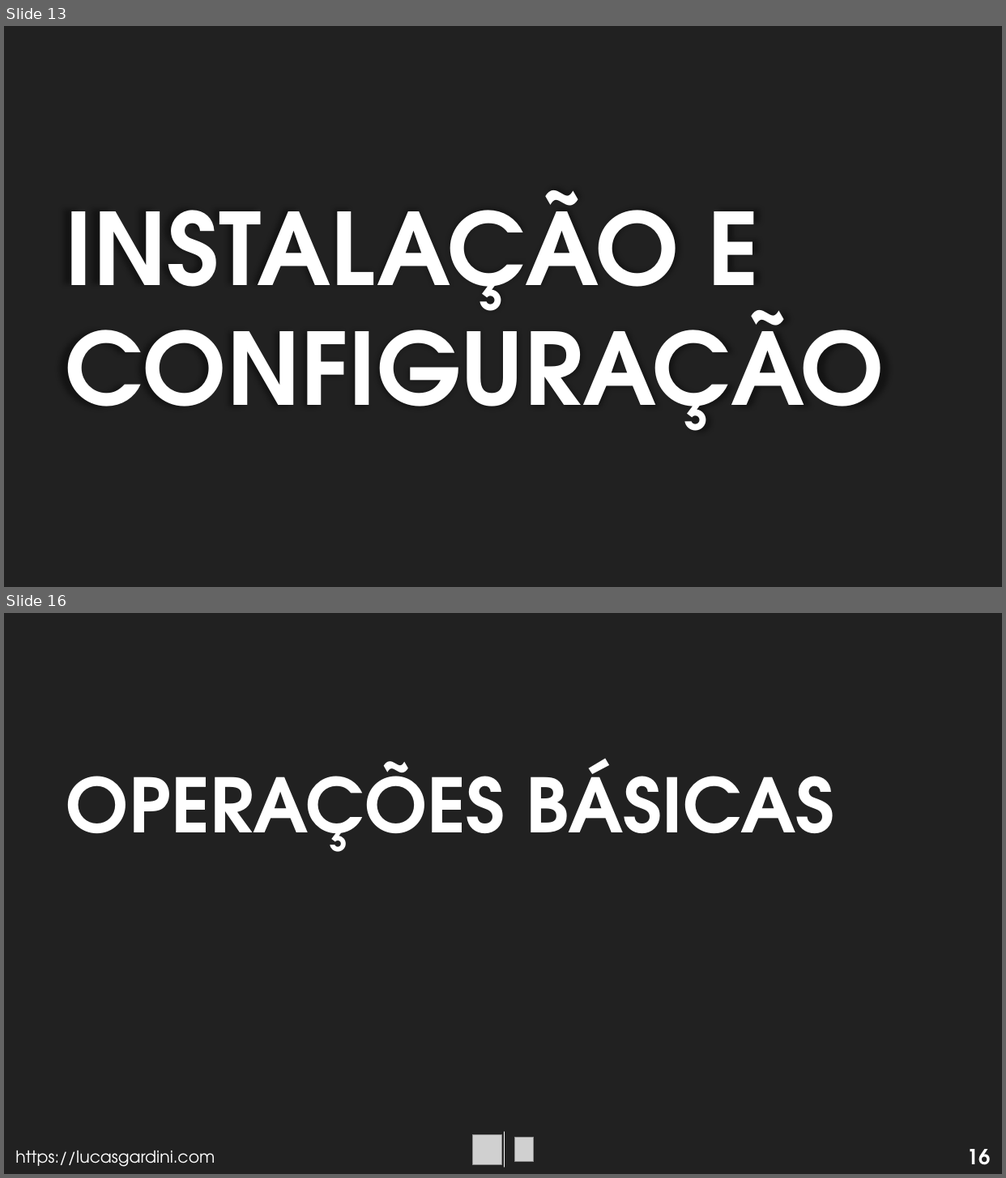
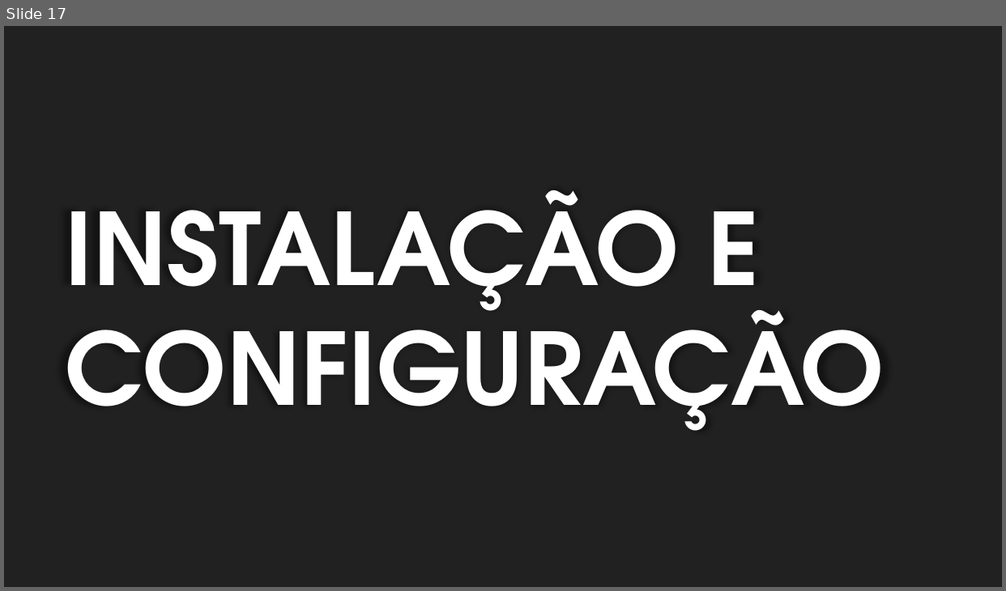
Before and after one commit to Lucas-Gardini/IFSP-ADS-BD2, a slide deck: mongodb/minicurso-mongodb.pptx. Shown one above the other, each under a label of ours: slides 13 and 16 before the commit, slide 17 after it; the slides between them are not shown. The pictures are 1006x1178 and 1006x591 pixels, drawn with LibreOffice and Linux fonts; fonts in the diff are those of the drawing; grey boxes stand for pictures; background and template pictures are left out. Boxes give left, top, right and bottom in pixels: in the first picture for what was removed or moved away, otherwise in the second. Text is boxed around its words. In the diff, an @@ line names an element or a change of style, - is before the commit and + after.

```diff
--- a/mongodb/minicurso-mongodb.pptx
+++ b/mongodb/minicurso-mongodb.pptx
@@ slide 16 removed at [4,613,1002,1174], background #212121 @@
@@ text removed at [66,758,835,852] @@
-OPERAÇÕES BÁSICAS
@@ picture removed at [473,1135,502,1165] @@
@@ line removed from (505, 1132) to (505, 1167) @@
@@ picture removed at [515,1137,534,1161] @@
@@ text removed at [15,1151,215,1167] @@
-https://lucasgardini.com
@@ page number removed at [967,1149,991,1165] @@
-16
@@ what was slide 13 is now slide 17 @@
```
Also in this commit, not shown: 32 slides changed, 19 slides added, 4 other slides removed.
